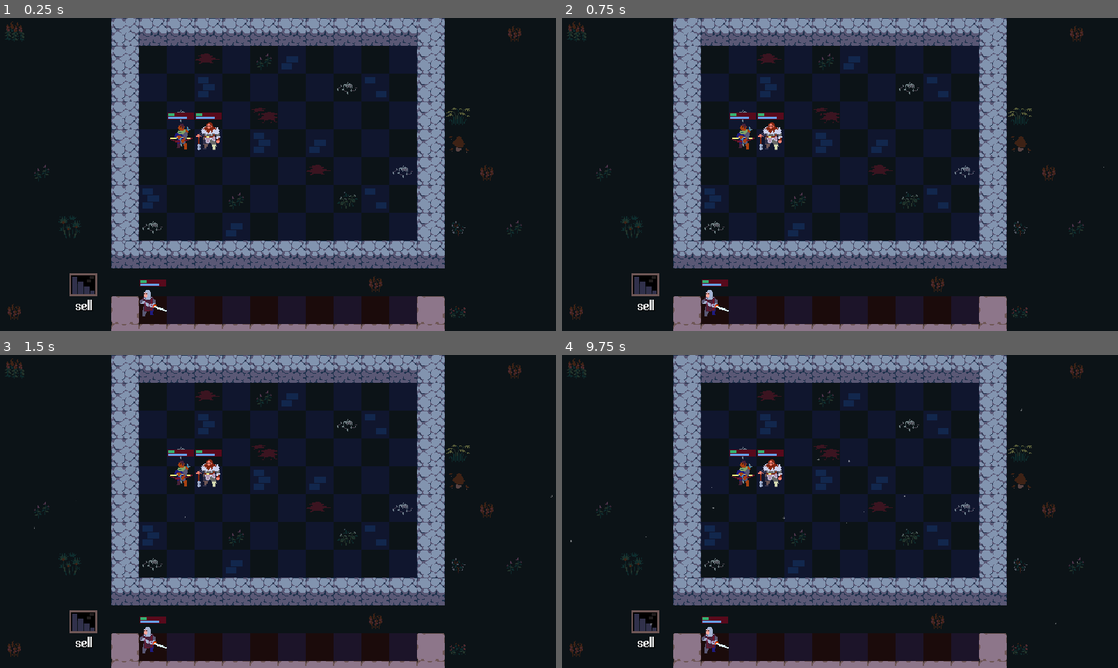
Above: before the commit, frames 1-4 (two rows, left to right).
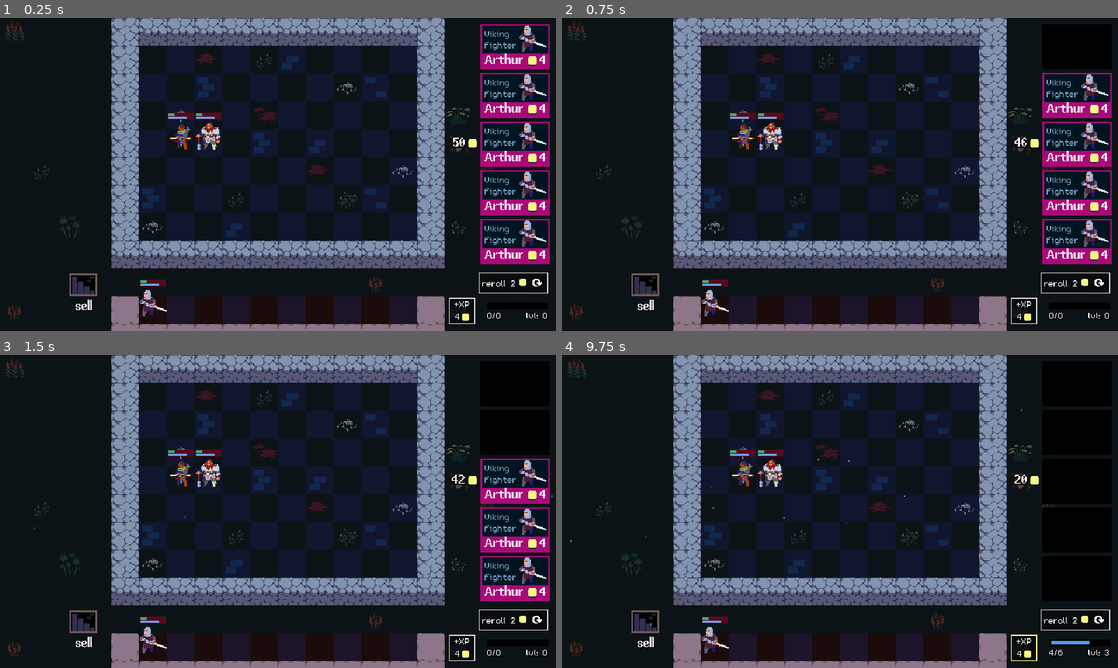
Above: after the commit, the same moments.

Repository: z-col/godot_autobattler
Game: Godot game, scene res://Scenes/Arena/Arena.tscn
Two runs of this game, one before a commit and one after it. Both use one fixed random seed, a clock stepped at 60 frames per second and the inputs below.
Inputs (mouse positions are in pixels of both pictures, inside the frame that each line leads up to):
- Up to frame 1 (0.25 s): no input
- Up to frame 2 (0.75 s): click (1079, 46) at 0.52 s
- Up to frame 3 (1.5 s): click (517, 433) at 1.27 s
- Up to frame 4 (9.75 s): click (1079, 480) at 2.02 s; click (1079, 530) at 2.77 s; click (1079, 577) at 3.52 s; click (1023, 649) at 4.27 s; click (1073, 621) at 5.02 s; click (1079, 383) at 5.77 s; click (1079, 433) at 6.52 s; click (1079, 480) at 7.27 s; click (1079, 530) at 8.02 s; click (1079, 577) at 8.77 s; click (1023, 649) at 9.52 s

The runs differ from the first frame. In frame 1, 5.4% of the frame differs, in the area x 80-99%, y 2-98%; in frame 2, 4.4%; in frame 3, 3.4%; in frame 4, 0.6%.

Commit message:
feat(Shop): 添加商店场景并更新相关组件
在Bjorn.tres中添加了角色的稀有度和金币成本属性。
- 添加了`rarity = 1`，表示角色的稀有度为1。
- 添加了`gold_cost = 2`，表示购买该角色需要2个金币。

在Arena.tscn中添加了UI层和商店节点。
- 增加了一个CanvasLayer类型的节点UI作为父节点。
- 在UI节点下添加了一个名为Shop的节点，其实例为Shop.tscn。

在GoldDisplay.tscn中调整了容器布局属性。
- 将`custom_minimum_size`设置为`Vector2(32, 18)`，以适应商店界面的设计需求。
- 将`offset_right`的值从28.0调整为32.0，以更好地对齐商店界面的其他元素。
- 将`alignment`设置为2，表示内容居中对齐。

新增了Shop.gd脚本用于处理商店相关逻辑。
- 定义了一个名为Shop的类，继承自VBoxContainer。
- 添加了`unit_bought`信号，用于通知外部单位已被购买。
- 导出了`player_stats`变量，用于引用玩家统计数据。
- 使用`@onready`修饰符来声明`shop_cards`变量，引用商店卡牌容器。
- 在`_ready()`函数中，遍历`shop_cards`的子节点并连接`unit_bought`信号。
- 定义了`_on_unit_bought()`函数，用于处理单位购买事件并发送信号。
- 添加了`_on_reroll_button_pressed()`函数，用于处理重新滚动生成单位按钮的点击事件。

在Shop.tscn中构建了商店场景界面。
- 增加了多个节点来构建商店的界面，包括Top、Bottom、GoldDisplay、ShopCards等。
- 在Top节点下添加了GoldDisplay和ShopCards节点。
- 在ShopCards节点下添加了多个UnitCard节点，每个节点代表一个可购买的单位卡。
- 在Bottom节点下添加了XPButton和RerollAndXpTrancker节点。
- 在RerollAndXpTrancker节点下添加了RerollButton和XPTracker节点。
- 连接了RerollButton的`pressed`信号到Shop脚本的`_on_reroll_button_pressed()`方法。

在UnitCard.tscn中调整了样式框资源的属性。
- 设置`resource_local_to_scene`为`true`，使样式框资源只能在当前场景中使用。

Diff:
--- a/Data/Units/Bjorn.tres
+++ b/Data/Units/Bjorn.tres
@@ -5,5 +5,7 @@
 [resource]
 script = ExtResource("1_urb3h")
 name = "Bjorn"
+rarity = 1
+gold_cost = 2
 skin_coordinates = Vector2i(1, 3)
 metadata/_custom_type_script = "uid://cb22ym0865rew"
--- a/Scenes/Arena/Arena.tscn
+++ b/Scenes/Arena/Arena.tscn
@@ -13,6 +13,7 @@
 [ext_resource type="Script" uid="uid://drm16toxoskm0" path="res://Components/UnitSpawner.gd" id="11_8qqbc"]
 [ext_resource type="PackedScene" uid="uid://c25sttp3j4nqv" path="res://Scenes/SellPortal/SellPortal.tscn" id="12_vjiyp"]
 [ext_resource type="Resource" uid="uid://dsyfeq7hyv7xw" path="res://Data/Player/PlayerStats.tres" id="13_4r4ii"]
+[ext_resource type="PackedScene" uid="uid://b3x30iydxfbv1" path="res://Scenes/Shop/Shop.tscn" id="14_iyhve"]
 
 [sub_resource type="Curve" id="Curve_mugxw"]
 _data = [Vector2(0, 0), 0.0, 0.0, 0, 0, Vector2(0.22530864, 0.99500763), 0.0, 0.0, 0, 0, Vector2(0.8333333, 0.99999994), 0.0, 0.0, 0, 0, Vector2(1, 0), 0.0, 0.0, 0, 0]
@@ -140,3 +141,7 @@
 [node name="SellPortal" parent="." instance=ExtResource("12_vjiyp")]
 position = Vector2(80, 288)
 player_stats = ExtResource("13_4r4ii")
+
+[node name="UI" type="CanvasLayer" parent="."]
+
+[node name="Shop" parent="UI" instance=ExtResource("14_iyhve")]
--- a/Scenes/GoldDisplay/GoldDisplay.tscn
+++ b/Scenes/GoldDisplay/GoldDisplay.tscn
@@ -9,8 +9,10 @@
 shadow_color = Color(0.007843138, 0.007843138, 0.007843138, 1)
 
 [node name="GoldDisplay" type="HBoxContainer"]
-offset_right = 28.0
+custom_minimum_size = Vector2(32, 18)
+offset_right = 32.0
 offset_bottom = 18.0
+alignment = 2
 script = ExtResource("1_yth6y")
 player_stats = ExtResource("2_u0b6s")
 
--- /dev/null
+++ b/Scenes/Shop/Shop.gd
@@ -0,0 +1,22 @@
+class_name Shop extends VBoxContainer
+
+
+signal unit_bought(unit: UnitsState)
+
+
+@export var player_stats: PlayerStats
+
+
+@onready var shop_cards: VBoxContainer = %ShopCards
+
+
+func _ready() -> void:
+	for unit_card: UnitCard in shop_cards.get_children():
+		unit_card.unit_bought.connect(_on_unit_bought)
+
+func _on_unit_bought(unit: UnitsState) -> void:
+	unit_bought.emit(unit)
+
+
+func _on_reroll_button_pressed() -> void:
+	print("Reroll button pressed")
--- a/Scenes/Shop/Shop.tscn
+++ b/Scenes/Shop/Shop.tscn
@@ -1,15 +1,68 @@
-[gd_scene format=3 uid="uid://b3x30iydxfbv1"]
+[gd_scene load_steps=8 format=3 uid="uid://b3x30iydxfbv1"]
+
+[ext_resource type="Script" uid="uid://dyhv5ba1vbtg4" path="res://Scenes/Shop/Shop.gd" id="1_fydhy"]
+[ext_resource type="PackedScene" uid="uid://bhq5thdmjtupe" path="res://Scenes/GoldDisplay/GoldDisplay.tscn" id="1_lgpxb"]
+[ext_resource type="PackedScene" uid="uid://brmmvfjwf8xhf" path="res://Scenes/UnitCard/UnitCard.tscn" id="2_vauai"]
+[ext_resource type="Resource" uid="uid://dsyfeq7hyv7xw" path="res://Data/Player/PlayerStats.tres" id="2_w8s0t"]
+[ext_resource type="PackedScene" uid="uid://cknved4rgrfrs" path="res://Scenes/XPButton/XpButton.tscn" id="3_wcs23"]
+[ext_resource type="PackedScene" uid="uid://ct2pd34vg6aur" path="res://Scenes/RerollButton/RerollButton.tscn" id="4_wcs23"]
+[ext_resource type="PackedScene" uid="uid://cllebneuvsywk" path="res://Scenes/XpTracker/XpTracker.tscn" id="5_fydhy"]
 
 [node name="Shop" type="VBoxContainer"]
 anchors_preset = 1
 anchor_left = 1.0
 anchor_right = 1.0
-offset_left = -40.0
-offset_bottom = 40.0
+offset_left = -121.0
+offset_top = 7.0
+offset_right = -7.0
+offset_bottom = 352.0
 grow_horizontal = 0
+theme_override_constants/separation = 10
+script = ExtResource("1_fydhy")
+player_stats = ExtResource("2_w8s0t")
 
 [node name="Top" type="HBoxContainer" parent="."]
 layout_mode = 2
 
+[node name="GoldDisplay" parent="Top" instance=ExtResource("1_lgpxb")]
+layout_mode = 2
+
+[node name="ShopCards" type="VBoxContainer" parent="Top"]
+unique_name_in_owner = true
+layout_mode = 2
+
+[node name="UnitCard" parent="Top/ShopCards" instance=ExtResource("2_vauai")]
+layout_mode = 2
+
+[node name="UnitCard2" parent="Top/ShopCards" instance=ExtResource("2_vauai")]
+layout_mode = 2
+
+[node name="UnitCard3" parent="Top/ShopCards" instance=ExtResource("2_vauai")]
+layout_mode = 2
+
+[node name="UnitCard4" parent="Top/ShopCards" instance=ExtResource("2_vauai")]
+layout_mode = 2
+
+[node name="UnitCard5" parent="Top/ShopCards" instance=ExtResource("2_vauai")]
+layout_mode = 2
+
 [node name="Bottom" type="HBoxContainer" parent="."]
 layout_mode = 2
+
+[node name="XPButton" parent="Bottom" instance=ExtResource("3_wcs23")]
+layout_mode = 2
+size_flags_vertical = 8
+
+[node name="RerollAndXpTrancker" type="VBoxContainer" parent="Bottom"]
+unique_name_in_owner = true
+layout_mode = 2
+theme_override_constants/separation = 7
+
+[node name="RerollButton" parent="Bottom/RerollAndXpTrancker" instance=ExtResource("4_wcs23")]
+layout_mode = 2
+
+[node name="XPTracker" parent="Bottom/RerollAndXpTrancker" instance=ExtResource("5_fydhy")]
+layout_mode = 2
+size_flags_horizontal = 8
+
+[connection signal="pressed" from="Bottom/RerollAndXpTrancker/RerollButton" to="." method="_on_reroll_button_pressed"]
--- a/Scenes/UnitCard/UnitCard.tscn
+++ b/Scenes/UnitCard/UnitCard.tscn
@@ -16,6 +16,7 @@
 bg_color = Color(0.07058824, 0.2901961, 0.18039216, 1)
 
 [sub_resource type="StyleBoxFlat" id="StyleBoxFlat_lay4c"]
+resource_local_to_scene = true
 bg_color = Color(0.6, 0.6, 0.6, 0)
 border_width_left = 2
 border_width_top = 2
Not shown: 1 places in Scenes/Arena/Arena.tscn that only renumber resources
Not shown, added: Scenes/Shop/Shop.gd.uid
